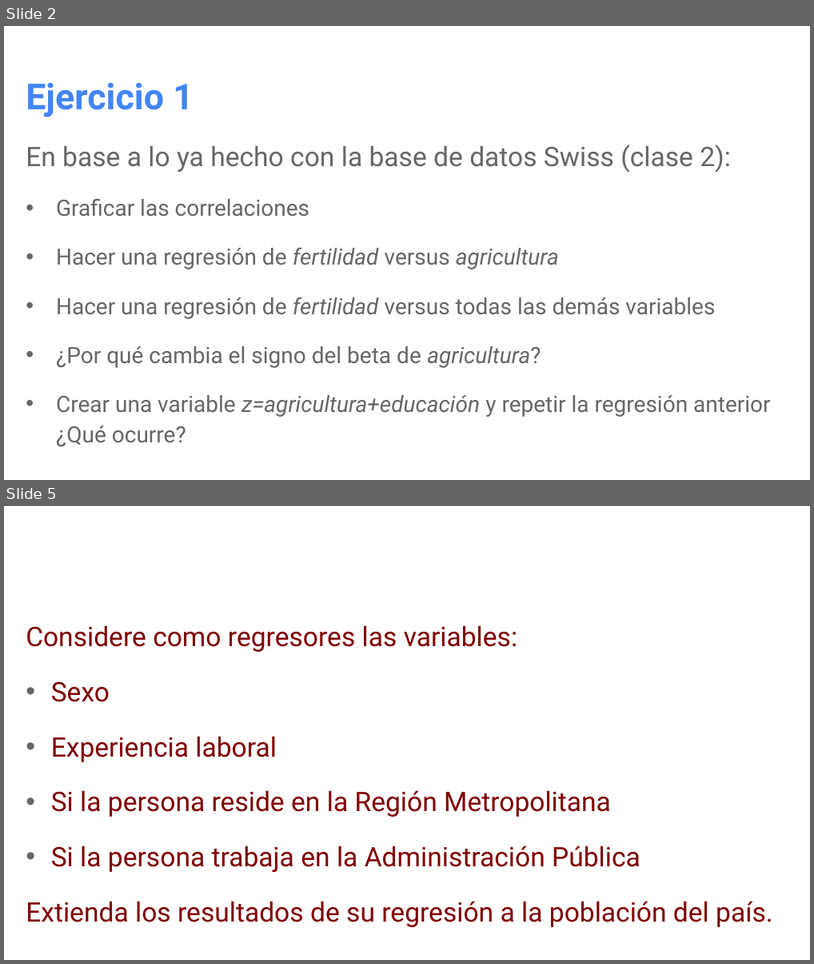
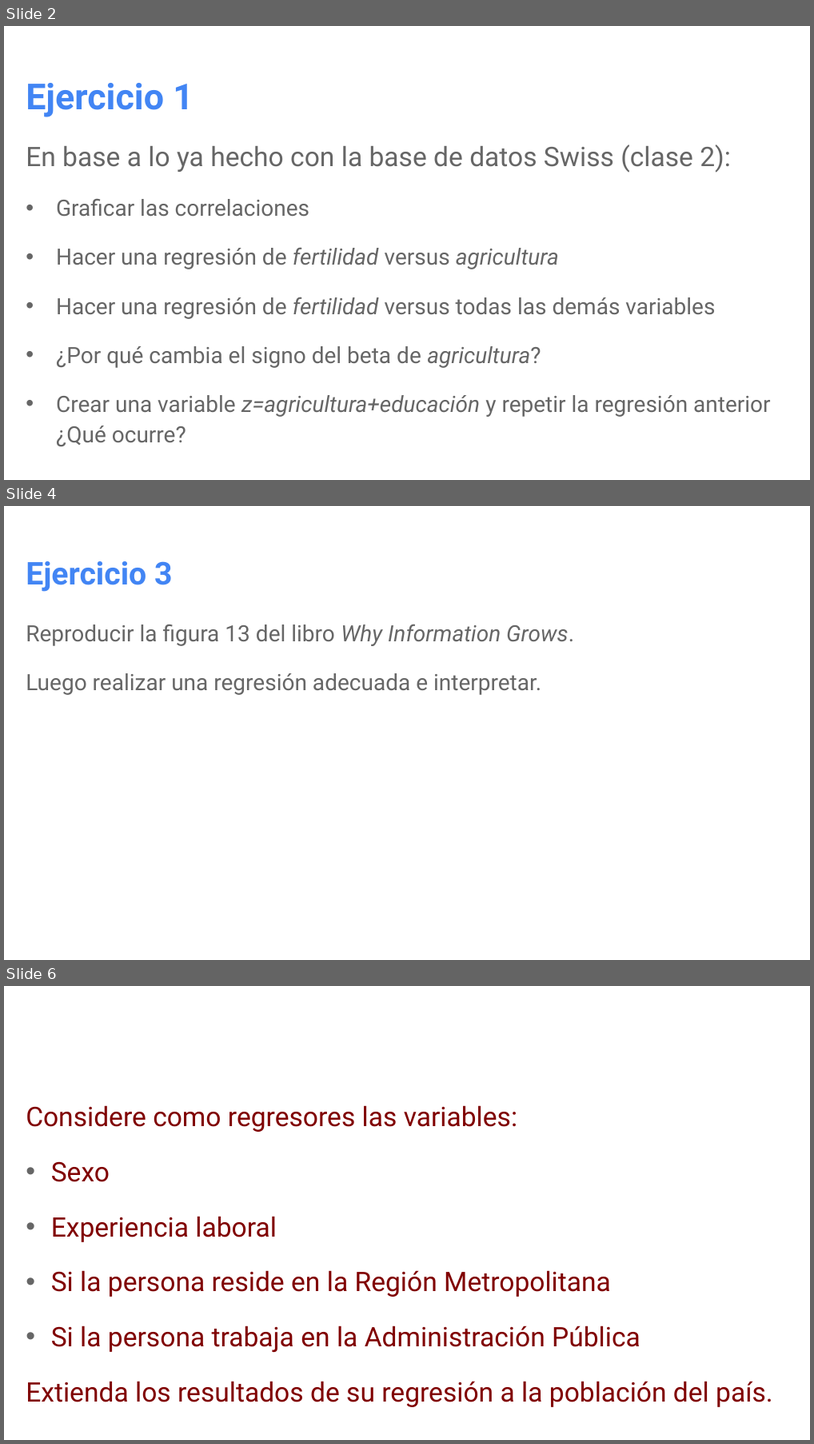
Before and after one commit to mmatusg/Clases-R, a slide deck: Clase_4_19_07_2016/Clase4.pptx. Shown one above the other, each under a label of ours: slides 2 and 5 before the commit, slides 2, 4 and 6 after it; the slides between them are not shown. The pictures are 814x964 and 814x1444 pixels, drawn with LibreOffice and Linux fonts; fonts in the diff are those of the drawing. Boxes give left, top, right and bottom in pixels: in the first picture for what was removed or moved away, otherwise in the second. Text is boxed around its words. In the diff, an @@ line names an element or a change of style, - is before the commit and + after.

```diff
--- a/Clase_4_19_07_2016/Clase4.pptx
+++ b/Clase_4_19_07_2016/Clase4.pptx
@@ slide 4 added at [4, 506, 810, 960], background #FFFFFF @@
@@ title added at [26, 561, 172, 592], 28 pt, text #4285F4, bold @@
+Ejercicio 3
@@ text added at [26, 624, 574, 695], 20 pt, text #666666 @@
+Reproducir la figura 13 del libro Why Information Grows.
+Luego realizar una regresión adecuada e interpretar.
@@ what was slide 5 is now slide 6 @@
```
Also in this commit, not shown: 2 slides changed, 28 other files.
